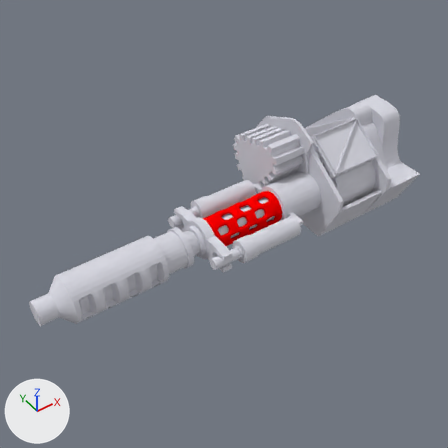
Before and after pictures for a commit that changed the Blender file 3D/outfits/plasma.blend.
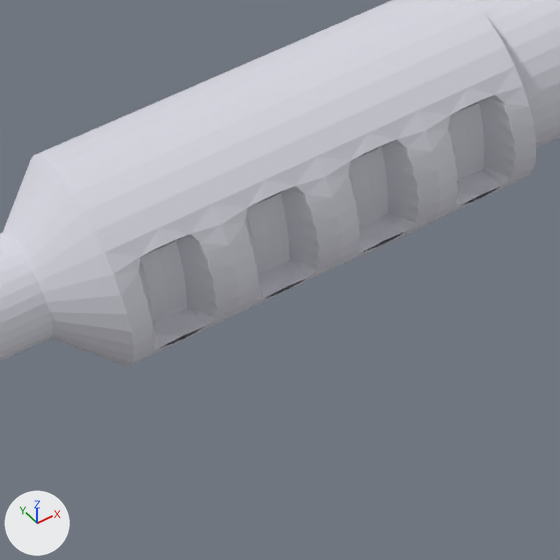
The first picture shows the older version from the file's camera 'Camera.001'. The close-ups show both versions on the part from 11% to 39% of the width and 54% to 82% of the height of that picture; other places that the commit changed are outside them. Lighting does not change. The marker at lower left points along +X, +Y and +Z.

The scene before the commit, as lines of its bpy script (objects in view):
```python
me_cylinder = bpy.data.meshes.new('Cylinder')
me_cylinder.from_pydata(...)  # 2190 vertices, 2644 faces; spans x -0.38..7.4, y -1.01..1.01, z -0.67..0.67
me_cylinder.materials.append(mat_material)  # light grey #d8d8e2
ob_cylinder = bpy.data.objects.new('Cylinder', me_cylinder)
ob_cylinder.location = (-3.1, -0.5, 0.0)
```
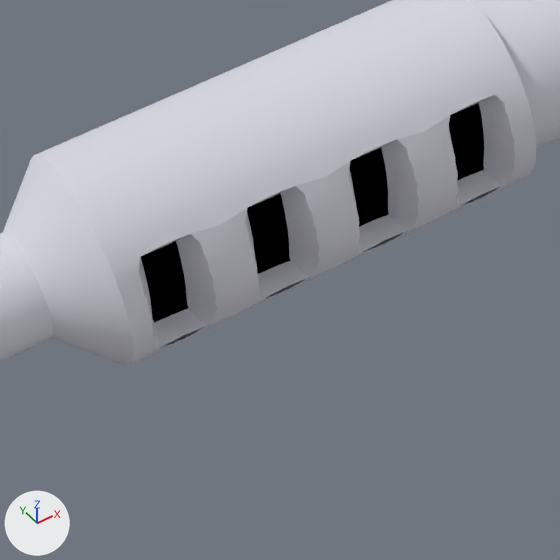
What differs and where, as boxes (x1, y1, x2, y2) in the close-ups (560 x 560 px):
'Cylinder', shading changed, recoloured (grey to black): (120, 71, 509, 329) in both
part 1 of me_cylinder, shading changed: (0, 0, 560, 366) in both
part 2 of me_cylinder, recoloured (grey to black): (141, 103, 484, 323) in both

The change, as a list of edits to the scene's bpy script:
```text
Add mat_material_002:
    mat_material_002 = diffuse_material('Material.002')
    mat_material_002.base_color = (0.0, 0.0, 0.0)  # black #000000
Change me_cylinder:
    where me_cylinder.from_pydata(...)  # 2190 vertices, 2644 faces; spans x -0.38..7.4, y -1.01..1.01, z -0.67..0.67
    used by ob_cylinder; location = (-3.1, -0.5, 0.0)
    me_cylinder part 1: all faces are now shaded smooth (2644 of 2644 changed)
    me_cylinder part 2: 384 of the faces centred in x 0.4..1.96, y -0.3..0.3, z -0.24..0.24 switch from mat_material (light grey #d8d8e2) to mat_material_002 (black #000000)
Change ob_cylinder:
    add _m = ob_cylinder.modifiers.new('EdgeSplit', 'EDGE_SPLIT')
```
